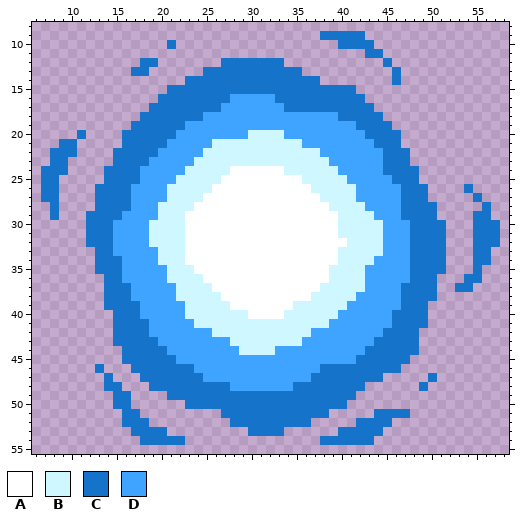
Pixel-art sprite: Assets/Game/Effect/support_effect_007.png. The picture above was drawn from the file before the commit.
The file is 64x64 pixels. Shown: x 6..58, y 8..55.
Palette (. is transparent): A #ffffff  B #cef7ff  C #1574c9  D #3fa4ff
Pixels before, first column x 7:
 9 ...............................CCCCC...............
10 ..............C..................CCCC..............
11 ....................................CC.............
12 ...........CC.......CCCCCCC...........C............
13 ..........CC......CCCCCCCCCCC..........C...........
14 ................CCCCCCCCCCCCCCC........C...........
15 ..............CCCCCCCCCCCCCCCCCCCCC................
16 .............CCCCCCCCDDDDDCCCCCCCCCC...............
17 ............CCCCCCCCDDDDDDDCCCCCCCCCC..............
18 ...........CCCCCCCDDDDDDDDDDDDDDDCCCCC.............
19 ..........CCCCCCDDDDDDDDDDDDDDDDDDDCCCC............
20 ....C....CCCCCCDDDDDDDDBBBBDDDDDDDDDCCCC...........
21 ..CC.....CCCCCDDDDDBBBBBBBBBBDDDDDDDDCCC...........
22 .CCC....CCCCCDDDDDBBBBBBBBBBBBBDDDDDDDCCC..........
23 .CC.....CCCCDDDDDBBBBBBBBBBBBBBBDDDDDDCCC..........
24 CCC....CCCCDDDDDBBBBBAAAAAABBBBBBDDDDDCCCC.........
25 CC.....CCCCDDDDBBBBBAAAAAAAAABBBBBDDDDDCCC.........
26 CC....CCCCDDDDBBBBBAAAAAAAAAAABBBBBDDDDDCCC....C...
27 CC....CCCCDDDDBBBBAAAAAAAAAAAAABBBBDDDDDCCC.....C..
28 .C....CCCCDDDBBBBAAAAAAAAAAAAAAABBBBDDDDCCCC.....C.
29 .C...CCCCDDDDBBBAAAAAAAAAAAAAAAAABBBBDDDCCCC....CC.
30 .....CCCDDDDBBBBAAAAAAAAAAAAAAAAABBBBBDDDCCCC...CCC
31 .....CCCDDDDBBBBAAAAAAAAAAAAAAAAABBBBBDDDCCCC...CCC
32 .....CCCDDDDBBBBAAAAAAAAAAAAAAAAAABBBBDDDCCCC...CCC
33 ......CCDDDDDBBBAAAAAAAAAAAAAAAAABBBBBDDDCCCC...CC.
34 ......CCCDDDDBBBAAAAAAAAAAAAAAAAABBBBDDDDCCCC...CC.
35 ......CCCDDDDDBBBAAAAAAAAAAAAAAABBBBDDDDDCCCC...C..
36 .......CCDDDDDBBBBAAAAAAAAAAAAAABBBBDDDDDCCC...CC..
37 .......CCCDDDDDBBBBAAAAAAAAAAAABBBBBDDDDCCCC..CC...
38 .......CCCDDDDDBBBBBAAAAAAAAAABBBBBDDDDDCCCC.......
39 .......CCCCDDDDDBBBBBAAAAAAABBBBBBDDDDDDCCC........
40 ........CCCDDDDDBBBBBBBAAAABBBBBBDDDDDDCCCC........
41 ........CCCCDDDDDBBBBBBBBBBBBBBBDDDDDDDCCCC........
42 ........CCCCDDDDDDDBBBBBBBBBBBDDDDDDDDCCCC.........
43 ........CCCCCDDDDDDDDBBBBBBBBDDDDDDDDCCCCC.........
44 .........CCCCCDDDDDDDDBBBBDDDDDDDDDDCCCCCC.........
45 .........CCCCCCDDDDDDDDDDDDDDDDDDDDCCCCCC..........
46 ......C...CCCCCCCDDDDDDDDDDDDDDCCCCCCCCC...........
47 .......C...CCCCCCCDDDDDDDDDDDDCCCCCCCC.....C.......
48 .......CC...CCCCCCCCCDDDDDDDCCCCCCCC......C........
49 ........CC....CCCCCCCCCCCCCCCCCCCCC................
50 ........CC......CCCCCCCCCCCCCCCCCC.................
51 .........CC.........CCCCCCCCCCCC.....CCCC..........
52 .........CCC.........CCCCCCCCC.....CCCC............
53 ..........CCCC.........CCCC......CCCCC.............
54 ...........CCCCC...............CCCCCC..............
After:
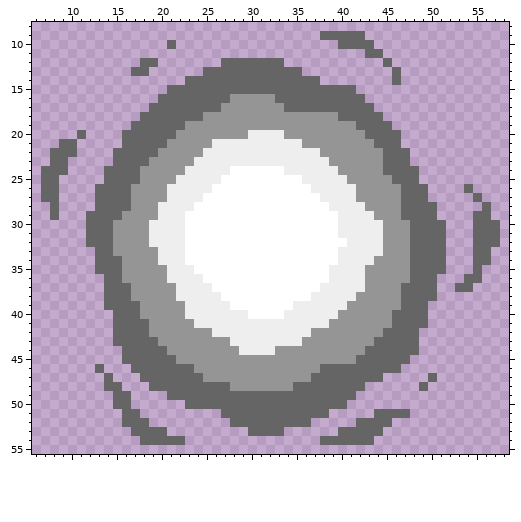
The commit says: Effect Modification 매드/노이드 미사일 이펙트 수정
Diff:
colour B: #cef7ff -> #eeeeee
colour C: #1574c9 -> #656565
colour D: #3fa4ff -> #959595
Boxes around the changes in both pictures, in picture pixels (x1, y1, x2, y2):
changed: (41, 31, 500, 445)
